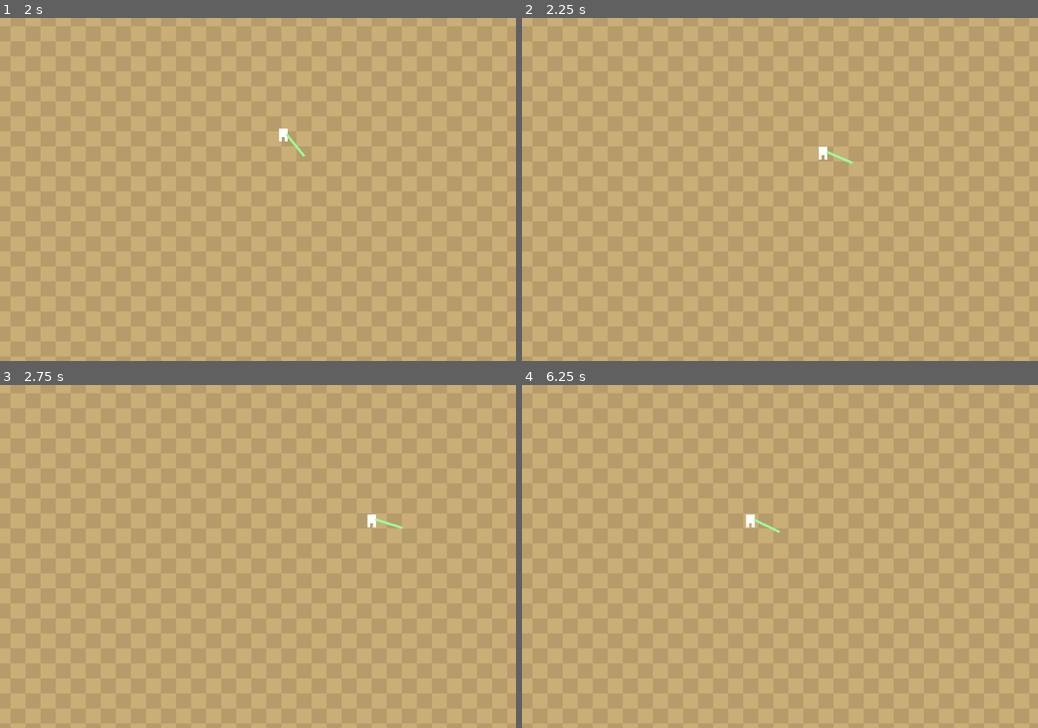
Above: before the commit, frames 1-4 (two rows, left to right).
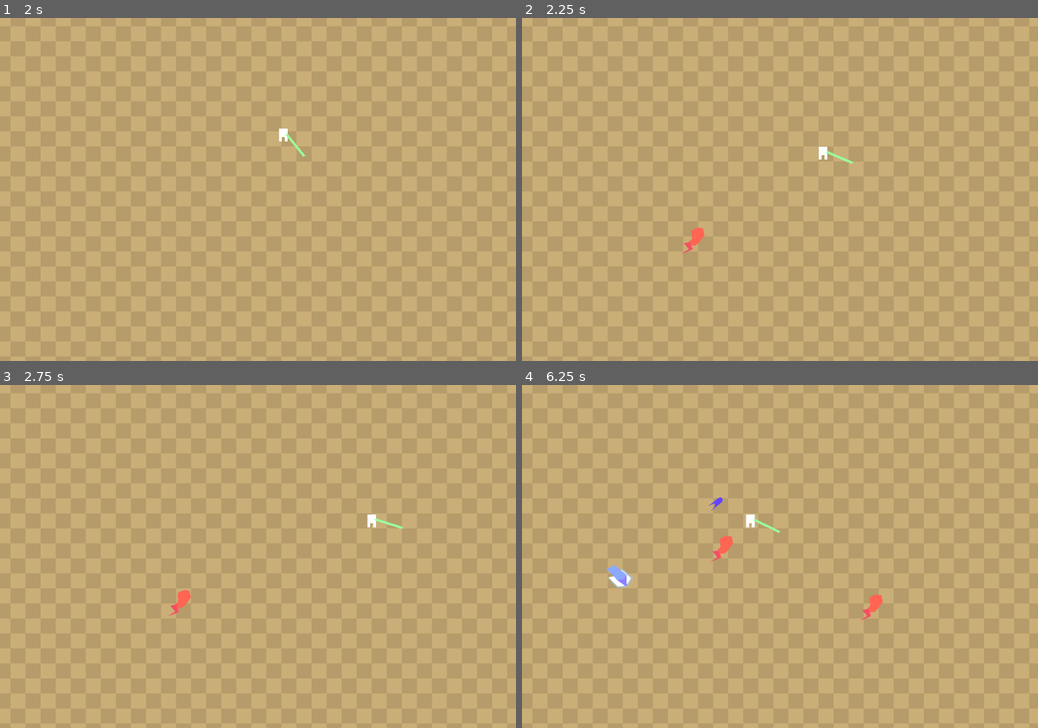
Above: after the commit, the same moments.

Repository: liaaliz/caligraphy
Game: Godot game, scene res://TestScene.tscn
Two runs of this game, one before a commit and one after it. Both use one fixed random seed, a clock stepped at 60 frames per second and the inputs below.
Inputs (mouse positions are in pixels of both pictures, inside the frame that each line leads up to):
- Up to frame 1 (2 s): tap Enter at 0.5 s; move the mouse to (371, 172) at 0.52 s; hold Right (ui_right) 0.53-1.28 s; click (371, 172) at 0.67 s; move the mouse to (154, 206) at 1.27 s; hold Down (ui_down) from 1.28 s (still down)
- Up to frame 2 (2.25 s): move the mouse to (831, 114) at 2.02 s; release Down (ui_down) at 2.03 s; hold Right (ui_right) from 2.03 s (still down)
- Up to frame 3 (2.75 s): keep holding Right (ui_right)
- Up to frame 4 (6.25 s): move the mouse to (754, 625) at 2.77 s; release Right (ui_right) at 2.78 s; hold Up (ui_up) 2.78-3.53 s; click (754, 625) at 2.92 s; move the mouse to (934, 607) at 3.52 s; hold Left (ui_left) 3.53-5.03 s; move the mouse to (625, 505) at 4.27 s; move the mouse to (805, 556) at 5.02 s; hold Down (ui_down) 5.03-5.78 s; click (805, 556) at 5.17 s; move the mouse to (702, 470) at 5.77 s; hold Right (ui_right) from 5.78 s (still down)

Frame 1 is identical in both runs. In frame 2, 0.1% of the frame differs, in the area x 31-36%, y 61-69%; in frame 3, 0.1%; in frame 4, 0.5%, in the area x 16-70%, y 32-69%.
Error before the commit: Invalid call. Nonexistent function 'instantiate' in base 'CharacterBody2D (Enemy)'. (res://code/EnemySpawner.gd:10)

Commit message:
FIX Spawner fixes
Getting spawner to work

Diff:
--- a/dani-jam/TestScene.tscn
+++ b/dani-jam/TestScene.tscn
@@ -1,11 +1,10 @@
-[gd_scene load_steps=10 format=3 uid="uid://btnola12cpjxf"]
+[gd_scene load_steps=9 format=3 uid="uid://btnola12cpjxf"]
 
 [ext_resource type="Script" path="res://code/EnemySpawner.gd" id="1_0tqum"]
 [ext_resource type="Texture2D" uid="uid://b63428sfp15m1" path="res://art/texture_07.png" id="1_nmsco"]
 [ext_resource type="PackedScene" uid="uid://cuww5o57uxtul" path="res://scenes/Enemies/GhostEnemy.tscn" id="2_4sff0"]
 [ext_resource type="Script" path="res://code/MovePlayer.gd" id="3_rhi8c"]
 [ext_resource type="PackedScene" uid="uid://dipp6fackfjms" path="res://scenes/Enemies/BookEnemy.tscn" id="3_wyca8"]
-[ext_resource type="Resource" uid="uid://drm5bfoqbbcvv" path="res://code/resources/PlayeResource.tres" id="4_h1xwh"]
 
 [sub_resource type="BoxMesh" id="BoxMesh_ng4op"]
 
@@ -37,7 +36,6 @@
 position = Vector2(368, 56)
 script = ExtResource("3_rhi8c")
 brush_pivot = NodePath("pivot")
-player_resource = ExtResource("4_h1xwh")
 
 [node name="Sprite" type="MeshInstance2D" parent="PlayerBus/Player"]
 scale = Vector2(18, 18)
--- a/dani-jam/code/EnemySpawner.gd
+++ b/dani-jam/code/EnemySpawner.gd
@@ -7,18 +7,17 @@
 @export var book_scene : PackedScene
 
 func add_enemy_to_scene(new_enemy: Enemy) -> void:
-  var enemy_node = new_enemy.instantiate()
-  enemy_node.target = target
+  new_enemy.target = target
   randomize()
-  enemy_node.position.x = randf_range(0, get_tree().get_root().get_visible_rect().size.x)
-  enemy_node.position.y = randf_range(0, get_tree().get_root().get_visible_rect().size.y)
-  get_tree().get_root().add_child(enemy_node)
+  new_enemy.position.x = randf_range(0, get_tree().get_root().get_visible_rect().size.x)
+  new_enemy.position.y = randf_range(0, get_tree().get_root().get_visible_rect().size.y)
+  get_tree().get_root().add_child(new_enemy)
 
 func _process(delta : float) -> void:
   spawn_tick += delta
   if spawn_tick < spawn_interval: return
   randomize()
-  var enemy_to_spawn : Enemy = book_scene.instantiate() if ((randi() % 10) + 1) > 7 else ghost_scene.instantiate()
+  var enemy_to_spawn : Enemy = (book_scene.instantiate() if ((randi() % 10) + 1) > 7 else ghost_scene.instantiate()) as Enemy
   add_enemy_to_scene(enemy_to_spawn)
   spawn_tick = 0
   return
--- a/dani-jam/code/MovePlayer.gd
+++ b/dani-jam/code/MovePlayer.gd
@@ -1,13 +1,9 @@
 extends CharacterBody2D
 @export var brush_pivot : Node2D
-@export var player_resource : PlayerResource
 
 const SPEED   : float = 300.0
 var direction : Vector2
 @export var ink_meter : int = 100
-
-func _ready() -> void:
-  player_resource.on_experience_change.connect(handle_experience_points_change)
 
 func _unhandled_input(e: InputEvent) -> void:
   if not e is InputEventMouseMotion: return
@@ -27,14 +23,6 @@
   var _smooth : float = 0.2
   velocity = lerp(velocity, direction.normalized() * SPEED, _smooth)
 
-func handle_level_up() -> void:
-  player_resource.level += 1
-  player_resource.experience_points = 0
-
-func handle_experience_points_change() -> void:
-  player_resource.experience_points += 1
-  if player_resource.experience_points >= 100:
-    handle_level_up()
 
 func handle_ink_meter_change() -> void:
   ink_meter = clamp(ink_meter, 0, 100)
--- a/dani-jam/scenes/Enemies/BookEnemy.tscn
+++ b/dani-jam/scenes/Enemies/BookEnemy.tscn
@@ -14,7 +14,7 @@
 position = Vector2(-0.705459, 0.560343)
 scale = Vector2(1.06, 1.06)
 color = Color(0.666667, 0.752941, 0.752941, 1)
-polygon = PackedVector2Array(0.421875, 0.507812, 1.24219, 0.445312, 1.40625, 0.34375, 1.88281, -0.429688, 0.828125, -1.375, 0.5625, -0.820312, 0.390625, -0.710938, -0.578125, -0.523438)
+polygon = PackedVector2Array(0.421875, 0.507812, 1.24219, 0.445312, 1.40625, 0.34375, 1.98217, -0.481057, 0.874299, -1.44168, 0.5625, -0.820312, 0.390625, -0.710938, -0.578125, -0.523438)
 
 [node name="Polygon2D3" type="Polygon2D" parent="Node2D"]
 position = Vector2(-0.635146, 0.458781)
@@ -25,10 +25,10 @@
 position = Vector2(-0.721084, 0.482218)
 rotation = -0.0206867
 color = Color(0.54902, 0.658824, 1, 1)
-polygon = PackedVector2Array(0.664062, 0.304688, 1.25781, 0.429688, 1.4375, 0.320312, 1.55469, -0.234375, 0.414062, -1.3125, 0.215794, -0.987935, -0.289062, -0.953125)
+polygon = PackedVector2Array(0.477888, -0.176674, 1.25781, 0.429688, 1.4375, 0.320312, 1.4189, -0.744502, 0.155025, -1.81886, -0.221596, -1.58133, -0.692975, -1.43497)
 
 [node name="Polygon2D4" type="Polygon2D" parent="Node2D"]
 position = Vector2(-0.721084, 0.482218)
 rotation = -0.0206867
 color = Color(0.54902, 0.501961, 1, 1)
-polygon = PackedVector2Array(0.664062, 0.304688, 1.25781, 0.429688, 1.4375, 0.320312, 1.55469, -0.234375, 1.20061, 0.134238)
+polygon = PackedVector2Array(0.441655, -0.222029, 1.25781, 0.429688, 1.4375, 0.320312, 1.42618, -0.736917, 1.0903, -0.312686)
--- a/dani-jam/scenes/player_bus.tscn
+++ b/dani-jam/scenes/PlayerBus.tscn
@@ -12,6 +12,7 @@
 [node name="PlayerBus" type="Node"]
 
 [node name="Player" type="CharacterBody2D" parent="." node_paths=PackedStringArray("brush_pivot")]
+position = Vector2(368, 56)
 script = ExtResource("1_8dhmy")
 brush_pivot = NodePath("pivot")
 player_resource = ExtResource("2_62lcy")
@@ -35,15 +36,16 @@
 position = Vector2(4, 0)
 rotation = 1.5708
 
+[node name="Brush" type="MeshInstance2D" parent="Player/pivot"]
+modulate = Color(0.603922, 1, 0.611765, 1)
+position = Vector2(33.6488, -9.55181e-05)
+rotation = 3.14159
+scale = Vector2(59.2976, 5)
+mesh = SubResource("BoxMesh_f7ycj")
+
 [node name="pivot" type="Node2D" parent="Player/pivot"]
 modulate = Color(0, 1, 1, 1)
-position = Vector2(4, -1.4782e-05)
-rotation = 3.14159
-scale = Vector2(122, 5)
-
-[node name="Brush" type="MeshInstance2D" parent="Player/pivot/pivot"]
-position = Vector2(-0.5, 1.06656e-06)
-mesh = SubResource("BoxMesh_f7ycj")
+position = Vector2(125, -0.000452499)
 
 [node name="CollisionShape2D" type="CollisionShape2D" parent="Player"]
 shape = SubResource("CircleShape2D_lbb7e")
